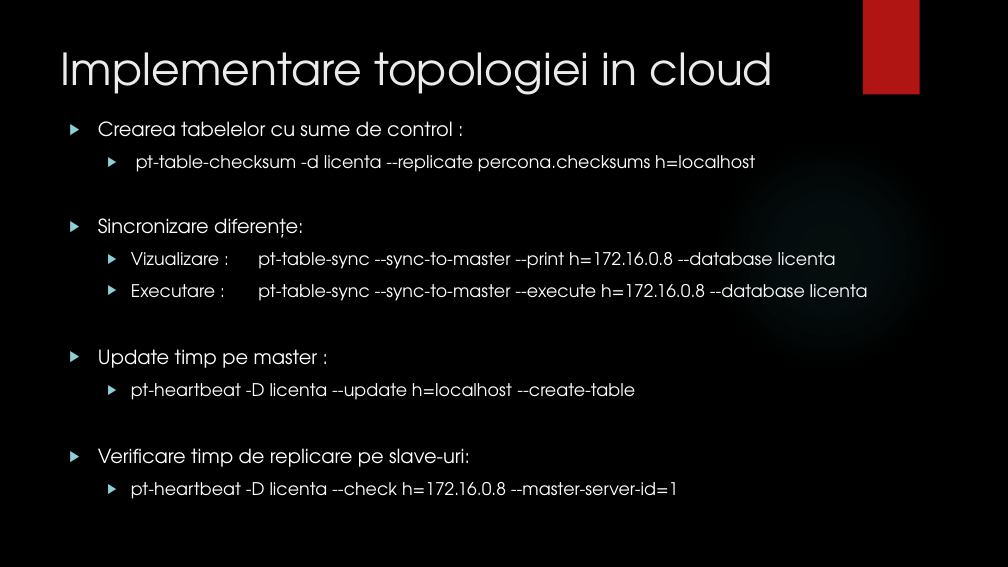
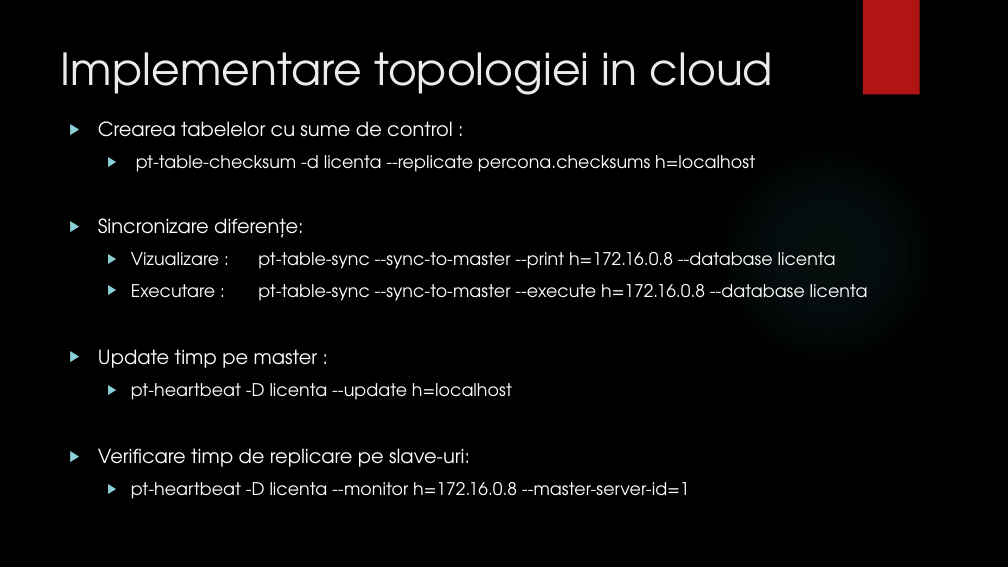
Before and after one commit to bogdanmatra/stoma, a slide deck: slide 19 of documentation/Prezentare_Licenta_Matragociu_Bogdan.pptx. Drawn at 1008x567 pixels with LibreOffice and Linux fonts; fonts in the diff are those of the drawing; background and template pictures are left out. Boxes give left, top, right and bottom in pixels: in the first picture for what was removed or moved away, otherwise in the second. Text is boxed around its words. In the diff, an @@ line names an element or a change of style, - is before the commit and + after.

Commit message:
Presentation update

```diff
--- a/documentation/Prezentare_Licenta_Matragociu_Bogdan.pptx
+++ b/documentation/Prezentare_Licenta_Matragociu_Bogdan.pptx
@@ text at bbox=[131, 155, 512, 400]: text changed @@
-  ▶ pt-heartbeat -D licenta --update h=localhost --create-table
+  ▶ pt-heartbeat -D licenta --update h=localhost
@@ text at bbox=[131, 482, 690, 499]: text changed @@
-  ▶ pt-heartbeat -D licenta --check h=172.16.0.8 --master-server-id=1
+  ▶ pt-heartbeat -D licenta --monitor h=172.16.0.8 --master-server-id=1
```
Also in this commit, not shown: 1 other slide changed.
